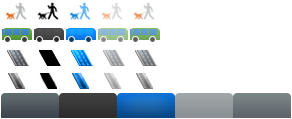
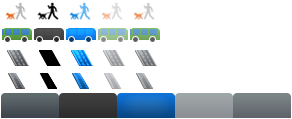
Before/after of a 292 x 119 layered artwork. What changed in the layer stack:
painted on "TR" over [9, 72, 153, 90]
